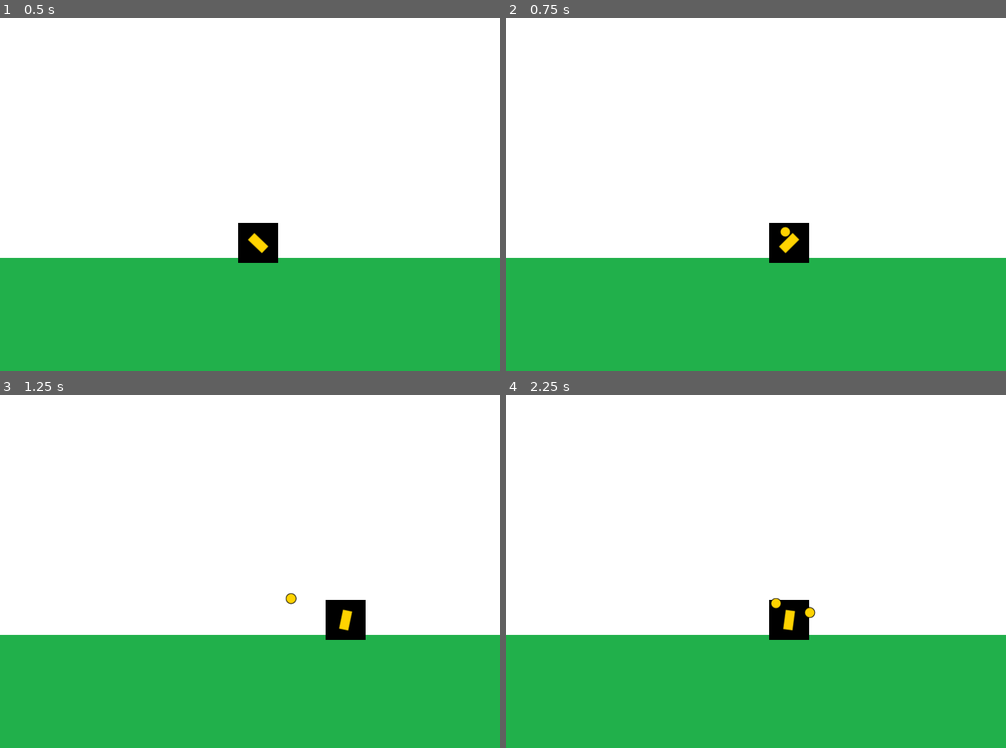
Above: before the commit, frames 1-4 (two rows, left to right).
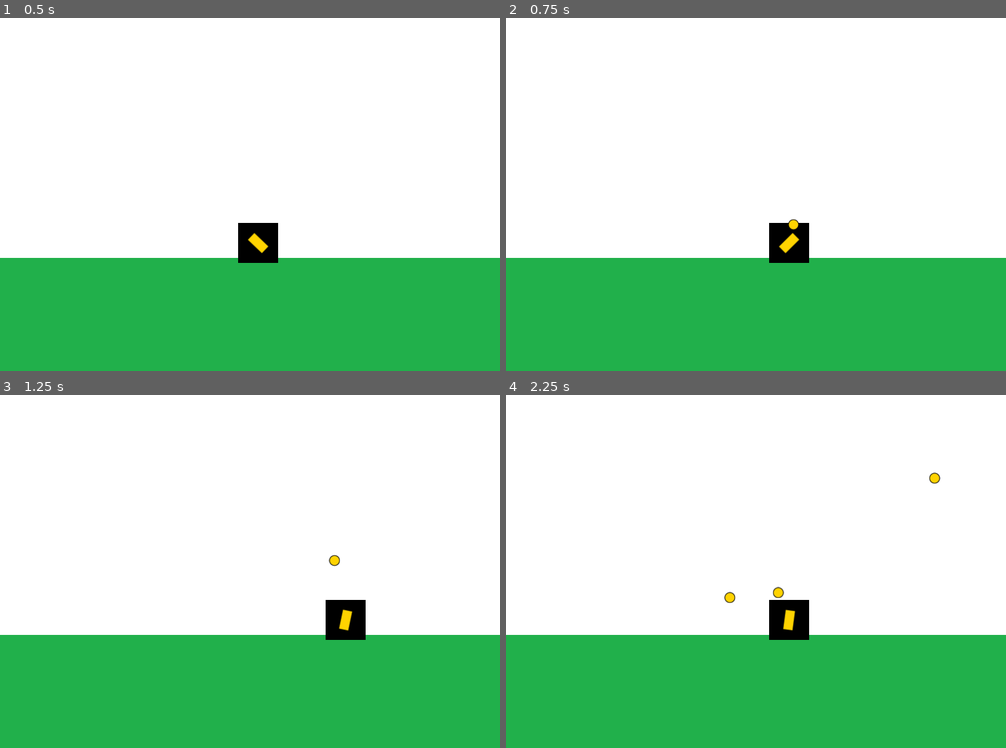
Above: after the commit, the same moments.

Repository: laendoor/unq-videojuegos
Game: Godot game, scene res://Main.tscn
Same seed, same stepped clock (60 frames per second), same inputs: the game is played once before the commit and once after it.
Inputs (mouse positions are in pixels of both pictures, inside the frame that each line leads up to):
- Up to frame 1 (0.5 s): no input
- Up to frame 2 (0.75 s): tap Enter at 0.5 s; move the mouse to (866, 166) at 0.52 s; hold Right (ui_right) from 0.53 s (still down); click (866, 166) at 0.6 s
- Up to frame 3 (1.25 s): keep holding Right (ui_right)
- Up to frame 4 (2.25 s): move the mouse to (656, 578) at 1.27 s; release Right (ui_right) at 1.28 s; hold Left (ui_left) 1.28-2.03 s; click (656, 578) at 1.35 s; move the mouse to (806, 479) at 2.02 s; hold Right (ui_right) from 2.03 s (still down); click (806, 479) at 2.1 s

Frame 1 is identical in both runs. In frame 2, less than 0.1% of the frame differs, in the area x 54-59%, y 56-62%; in frame 3, 0.1%; in frame 4, 0.3%, in the area x 43-87%, y 21-64%.

Commit message:
:art: improve code & typos

Diff:
--- a/challenges/clase-3/Main.gd
+++ b/challenges/clase-3/Main.gd
@@ -1,6 +1,6 @@
 extends Node
 
-onready var player = $Player
+onready var player: Sprite = $Player
 
-func _ready():
+func _ready() -> void:
 	player.initialize(self)
--- a/challenges/clase-3/entities/Projectile.gd
+++ b/challenges/clase-3/entities/Projectile.gd
@@ -1,12 +1,14 @@
 extends Node2D
+
+export (float) var speed: float = 50
+
+var _parent: Node
+var direction: Vector2
 
 onready var timer = $DeleteTimer
 
-export (float) var speed
-
-var direction: Vector2
-
-func initialize(fire_direction: Vector2, initial_position:Vector2):
+func initialize(parent: Node, fire_direction: Vector2, initial_position: Vector2):
+	_parent = parent
 	global_position = initial_position
 	direction = fire_direction
 	timer.connect("timeout", self, "_on_DeleteTimer_timeout")
@@ -16,5 +18,5 @@
 	position += direction * speed * delta
 
 func _on_DeleteTimer_timeout():
-	get_parent().remove_child(self)
+	_parent.remove_child(self)
 	queue_free()
--- a/challenges/clase-3/entities/Projectile.tscn
+++ b/challenges/clase-3/entities/Projectile.tscn
@@ -4,7 +4,7 @@
 
 [node name="Projectile" type="Node2D"]
 script = ExtResource( 1 )
-speed = 50.0
+speed = 200.0
 
 [node name="Sprite" type="Sprite" parent="."]
 
--- a/challenges/clase-3/entities/player/Arm.gd
+++ b/challenges/clase-3/entities/player/Arm.gd
@@ -1,12 +1,19 @@
 extends Sprite
+
+export (PackedScene) var projectile_scene: PackedScene
+
+var _container: Node
 
 onready var fire_position = $FirePosition
 
-export (PackedScene) var projectile_scene: PackedScene
+func initialize(container_node: Node):
+	_container = container_node
 
-var container: Node
+func fire() -> void:
+	var new_projectile = projectile_scene.instance()
+	var position = (fire_position.global_position - global_position).normalized()
+	_container.add_child(new_projectile)
+	new_projectile.initialize(_container, position, fire_position.global_position)
 
-func fire():
-	var new_projectile = projectile_scene.instance()
-	container.add_child(new_projectile)
-	new_projectile.initialize((fire_position.global_position - global_position).normalized(), fire_position.global_position)
+func point_to(position: Vector2) -> void:
+	rotation = position.normalized().angle()
--- a/challenges/clase-3/entities/player/Player.gd
+++ b/challenges/clase-3/entities/player/Player.gd
@@ -1,26 +1,35 @@
 extends Sprite
 
-export (float) var speed = 200 # Pixeles
+const LEFT_LIMIT: float = 0.0
+const RIGHT_LIMIT: float = 800.0
 
-var leftLimit: float = 0
-var rightLimit: float = 800
+export (float) var speed: float = 200 # Pixeles
 
 onready var arm: Sprite = $Arm
 
-func initialize(projectile_container):
-		arm.container = projectile_container
+func initialize(container_node: Node):
+	arm.initialize(container_node)
 
-func _physics_process(delta):
-	var left: bool = Input.is_action_pressed("ui_left")
-	var right: bool = Input.is_action_pressed("ui_right")
-	var direction: float = int(right) - int(left)
-	var newPosition: float = position.x + (direction * speed * delta)
+func _physics_process(delta: float):
+	var new_position_x: float = _get_new_position_x(delta, position.x)
 
-	var mouse_position: Vector2 = get_local_mouse_position()
-	arm.rotation = mouse_position.normalized().angle()
+	# Actions
+	arm.point_to(get_local_mouse_position())
 
-	if Input.is_action_just_pressed("fire"):
+	if _is_fire_pressed():
 		arm.fire()
 
-	if newPosition > leftLimit && newPosition < rightLimit:
-		position.x = newPosition
+	if _can_move_to(new_position_x):
+		position.x = new_position_x
+
+func _get_new_position_x(delta: float, actual_position: float) -> float:
+	var is_left_pressed: bool = Input.is_action_pressed("ui_left")
+	var is_right_pressed: bool = Input.is_action_pressed("ui_right")
+	var direction_pressed: float = float(is_right_pressed) - float(is_left_pressed)
+	return actual_position + (direction_pressed * speed * delta)
+
+func _is_fire_pressed() -> bool:
+	return Input.is_action_just_pressed("fire")
+
+func _can_move_to(position_x: float) -> bool:
+	return position_x > LEFT_LIMIT && position_x < RIGHT_LIMIT
--- a/challenges/clase-3/entities/player/PlayerProjectile.tscn
+++ b/challenges/clase-3/entities/player/PlayerProjectile.tscn
@@ -7,3 +7,6 @@
 
 [node name="Sprite" parent="." index="0"]
 texture = ExtResource( 2 )
+
+[node name="DeleteTimer" parent="." index="1"]
+wait_time = 1.75
--- a/challenges/clase-3/project.godot
+++ b/challenges/clase-3/project.godot
@@ -25,6 +25,20 @@
 
 [input]
 
+ui_left={
+"deadzone": 0.5,
+"events": [ Object(InputEventKey,"resource_local_to_scene":false,"resource_name":"","device":0,"alt":false,"shift":false,"control":false,"meta":false,"command":false,"pressed":false,"scancode":16777231,"unicode":0,"echo":false,"script":null)
+, Object(InputEventJoypadButton,"resource_local_to_scene":false,"resource_name":"","device":0,"button_index":14,"pressure":0.0,"pressed":false,"script":null)
+, Object(InputEventKey,"resource_local_to_scene":false,"resource_name":"","device":0,"alt":false,"shift":false,"control":false,"meta":false,"command":false,"pressed":false,"scancode":65,"unicode":0,"echo":false,"script":null)
+ ]
+}
+ui_right={
+"deadzone": 0.5,
+"events": [ Object(InputEventKey,"resource_local_to_scene":false,"resource_name":"","device":0,"alt":false,"shift":false,"control":false,"meta":false,"command":false,"pressed":false,"scancode":16777233,"unicode":0,"echo":false,"script":null)
+, Object(InputEventJoypadButton,"resource_local_to_scene":false,"resource_name":"","device":0,"button_index":15,"pressure":0.0,"pressed":false,"script":null)
+, Object(InputEventKey,"resource_local_to_scene":false,"resource_name":"","device":0,"alt":false,"shift":false,"control":false,"meta":false,"command":false,"pressed":false,"scancode":68,"unicode":0,"echo":false,"script":null)
+ ]
+}
 move_left={
 "deadzone": 0.5,
 "events": [ Object(InputEventKey,"resource_local_to_scene":false,"resource_name":"","device":0,"alt":false,"shift":false,"control":false,"meta":false,"command":false,"pressed":false,"scancode":65,"unicode":0,"echo":false,"script":null)
